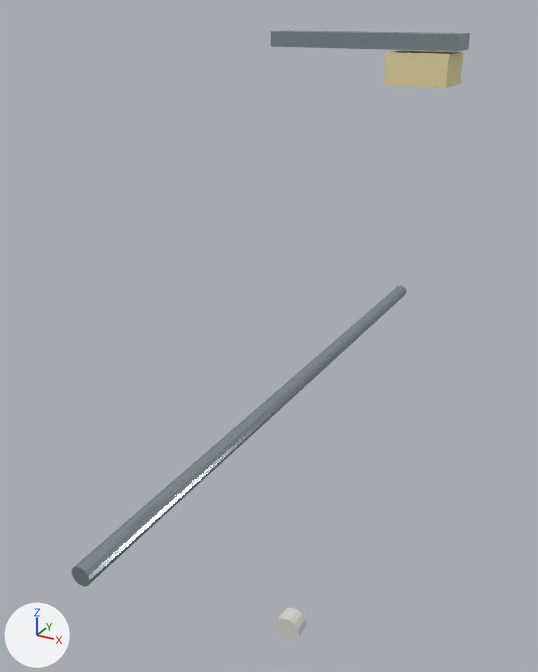
The glTF model public/builder-assets/openlife/streetlight.glb as it was, and as the next commit left it.
Rendered twice from a camera (50 mm lens) standing at (1.52, -3.04, 3.42) and looking at (-0.11, -0.08, 1.94). The lights are fixed; the arrows at lower left show +X, +Y and +Z. The picture after the commit comes second.

Names of what the first picture shows: 'p000', 'p001', 'p002', 'p003'.
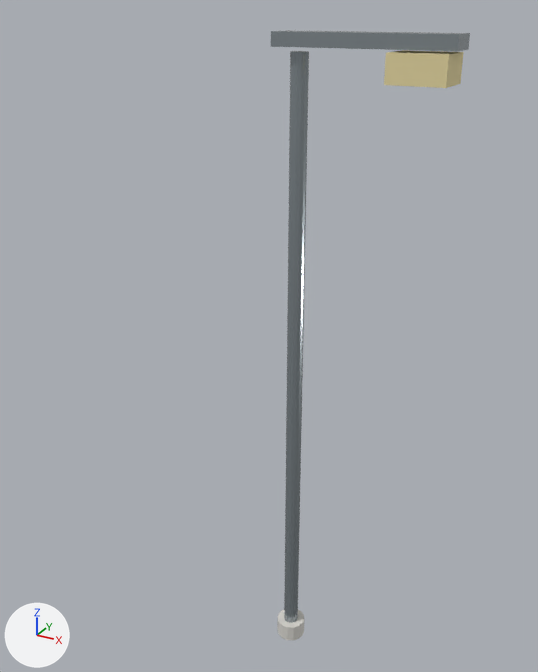
Location of each change, [x1, y1, x2, y2] in pixels of the pictures (538 x 672 px):
'p001', moved, turned
    before: [71, 285, 407, 587]
    after: [284, 51, 309, 623]
'p000', moved, turned
    before: [275, 608, 307, 641]
    after: [277, 609, 304, 640]

Edits to the bpy script that builds the scene:
```text
Change ob_p000:
    ob_p000.location: (0.0, 0.0, 0.0) -> (0.0, 0.05, 0.05)
    ob_p000.rotation_euler: (0.0, 0.0, 0.0) -> (1.571, 0.0, 0.0)  # degrees (0, 0, 0) -> degrees (90, 0, 0)
Change ob_p001:
    ob_p001.location: (0.0, 0.0, 0.0) -> (0.0, 1.65, 1.65)
    ob_p001.rotation_euler: (0.0, 0.0, 0.0) -> (1.571, 0.0, 0.0)  # degrees (0, 0, 0) -> degrees (90, 0, 0)
```
